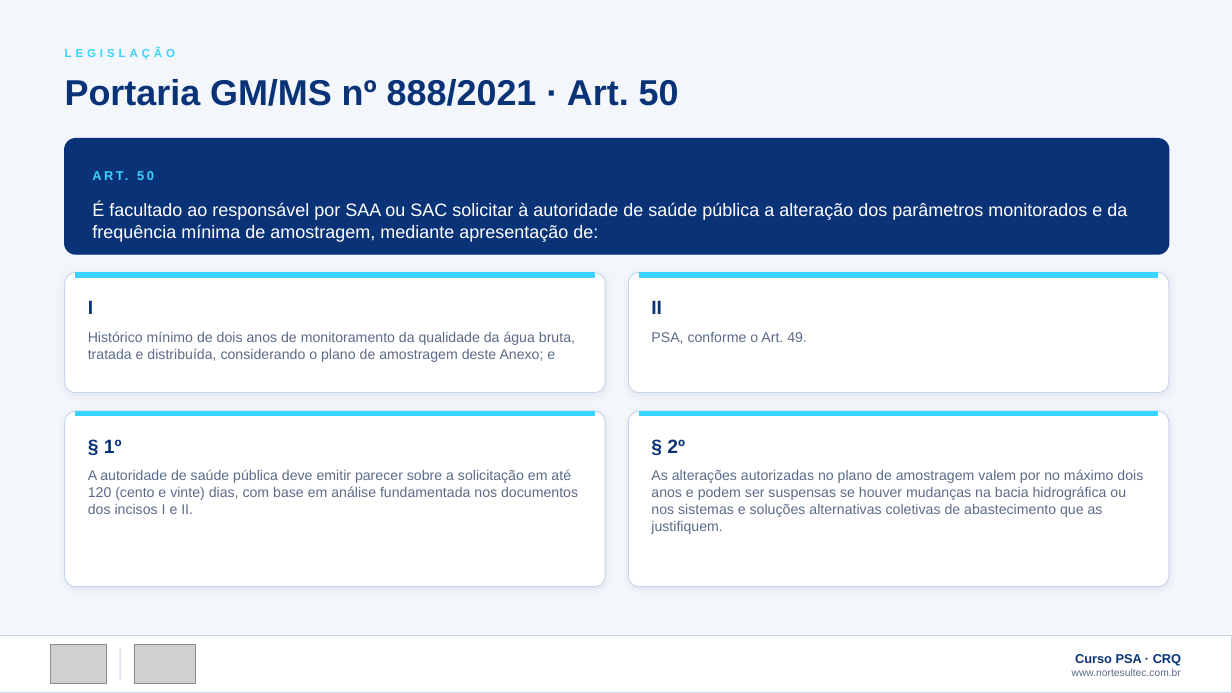
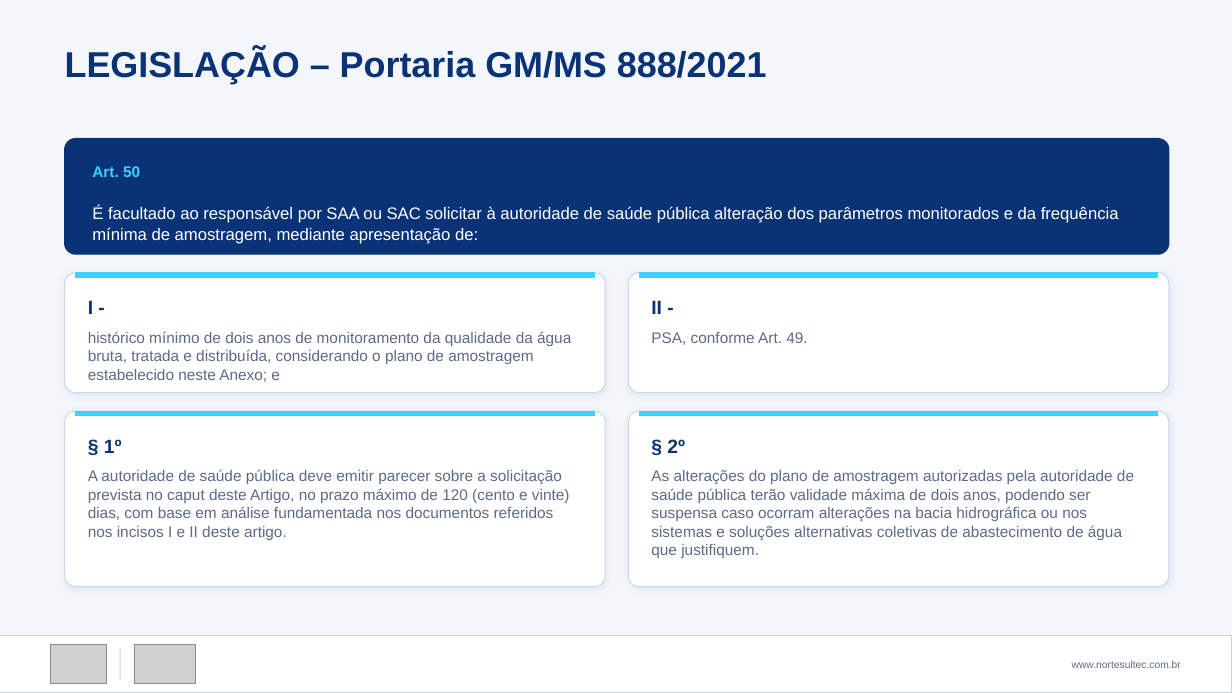
Before and after one commit to victorsntz/norte-sul-portfolio, a slide deck: slide 11 of apresentacoes/Curso-PSA-Plano-de-Seguranca-da-Agua-NorteSul.pptx. Drawn at 1232x693 pixels with LibreOffice and Linux fonts; fonts in the diff are those of the drawing; grey boxes stand for pictures. Boxes give left, top, right and bottom in pixels: in the first picture for what was removed or moved away, otherwise in the second. Text is boxed around its words. In the diff, an @@ line names an element or a change of style, - is before the commit and + after.

```diff
--- a/apresentacoes/Curso-PSA-Plano-de-Seguranca-da-Agua-NorteSul.pptx
+++ b/apresentacoes/Curso-PSA-Plano-de-Seguranca-da-Agua-NorteSul.pptx
@@ text at bbox=[65, 49, 767, 84]: text changed @@
-Portaria GM/MS nº 888/2021 · Art. 50
+LEGISLAÇÃO – Portaria GM/MS 888/2021
@@ text removed at bbox=[65, 48, 175, 60] @@
-LEGISLAÇÃO
@@ text at bbox=[92, 166, 140, 177]: text changed; size 10 to 12 pt @@
-ART. 50
+Art. 50
@@ text "Art. 50" at bbox=[92, 166, 140, 177]: vertical alignment middle to top @@
@@ text at bbox=[92, 206, 1119, 244]: text changed; size 14 to 13 pt @@
-É facultado ao responsável por SAA ou SAC solicitar à autoridade de saúde pública a alteração dos parâmetros monitorados e da frequência mínima de amostragem, mediante apresentação de:
+É facultado ao responsável por SAA ou SAC solicitar à autoridade de saúde pública alteração dos parâmetros monitorados e da frequência mínima de amostragem, mediante apresentação de:
@@ text at bbox=[88, 331, 571, 382]: text changed; size 11 to 12 pt @@
-Histórico mínimo de dois anos de monitoramento da qualidade da água bruta, tratada e distribuída, considerando o plano de amostragem deste Anexo; e
+histórico mínimo de dois anos de monitoramento da qualidade da água bruta, tratada e distribuída, considerando o plano de amostragem estabelecido neste Anexo; e
@@ text at bbox=[651, 332, 807, 345]: text changed; size 11 to 12 pt @@
-PSA, conforme o Art. 49.
+PSA, conforme Art. 49.
@@ text at bbox=[88, 469, 570, 540]: text changed; size 11 to 12 pt @@
-A autoridade de saúde pública deve emitir parecer sobre a solicitação em até 120 (cento e vinte) dias, com base em análise fundamentada nos documentos dos incisos I e II.
+A autoridade de saúde pública deve emitir parecer sobre a solicitação prevista no caput deste Artigo, no prazo máximo de 120 (cento e vinte) dias, com base em análise fundamentada nos documentos referidos nos incisos I e II deste artigo.
@@ text at bbox=[651, 470, 1134, 558]: text changed; size 11 to 12 pt @@
-As alterações autorizadas no plano de amostragem valem por no máximo dois anos e podem ser suspensas se houver mudanças na bacia hidrográfica ou nos sistemas e soluções alternativas coletivas de abastecimento que as justifiquem.
+As alterações do plano de amostragem autorizadas pela autoridade de saúde pública terão validade máxima de dois anos, podendo ser suspensa caso ocorram alterações na bacia hidrográfica ou nos sistemas e soluções alternativas coletivas de abastecimento de água que justifiquem.
@@ text at bbox=[1075, 654, 1181, 666]: paragraph removed @@
-Curso PSA · CRQ
```
Also in this commit, not shown: 27 other slides changed, 2 other files.
